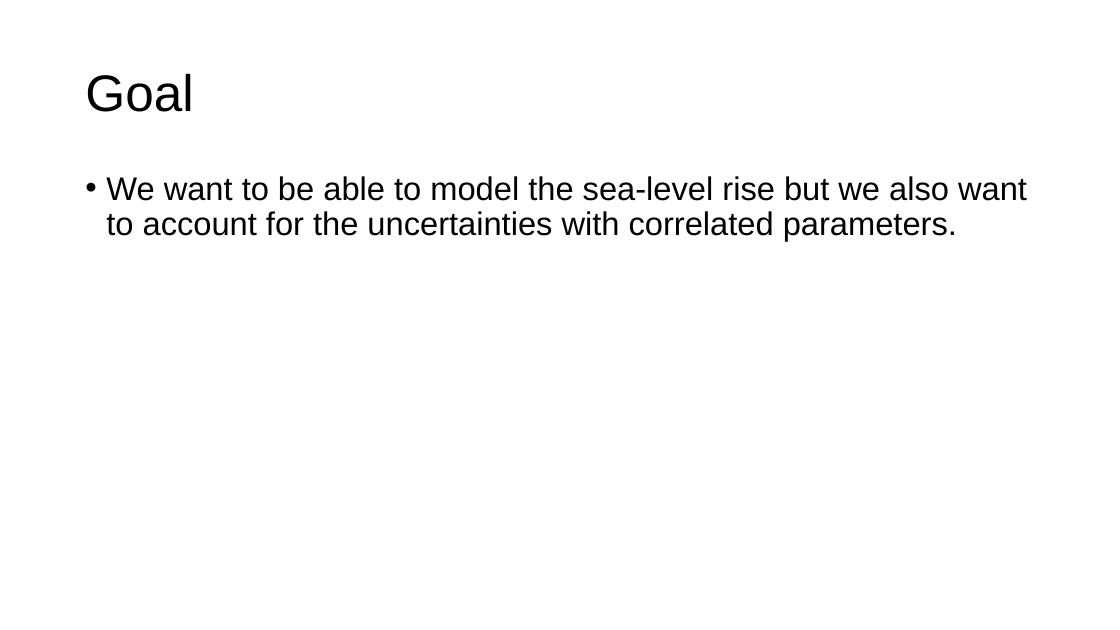
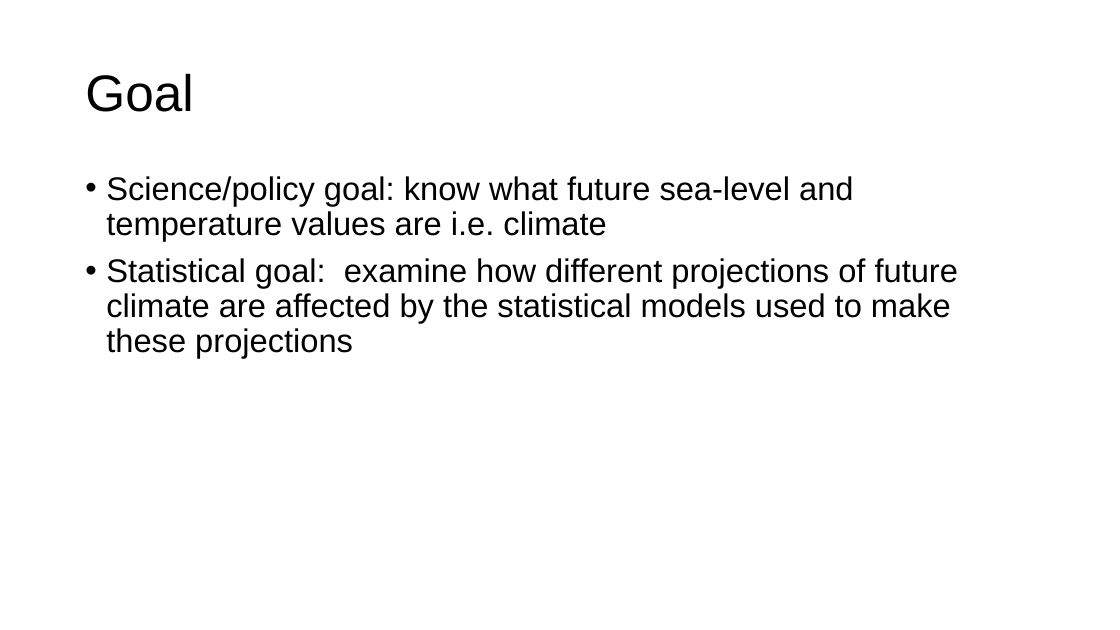
Before and after one commit to niharnandan/thesis, a slide deck: slide 3 of Mid Semester Presentation.pptx. Drawn at 1120x630 pixels with LibreOffice and Linux fonts; fonts in the diff are those of the drawing; background and template pictures are left out. Boxes give left, top, right and bottom in pixels: in the first picture for what was removed or moved away, otherwise in the second. Text is boxed around its words. In the diff, an @@ line names an element or a change of style, - is before the commit and + after.

Commit message:
changes to pptx

```diff
--- a/Mid Semester Presentation.pptx
+++ b/Mid Semester Presentation.pptx
@@ text at <box>106,176,958,358</box>: text changed @@
-• We want to be able to model the sea-level rise but we also want to account for the uncertainties with correlated parameters.
+• Science/policy goal: know what future sea-level and temperature values are i.e. climate
+• Statistical goal: examine how different projections of future climate are affected by the statistical models used to make these projections
```
